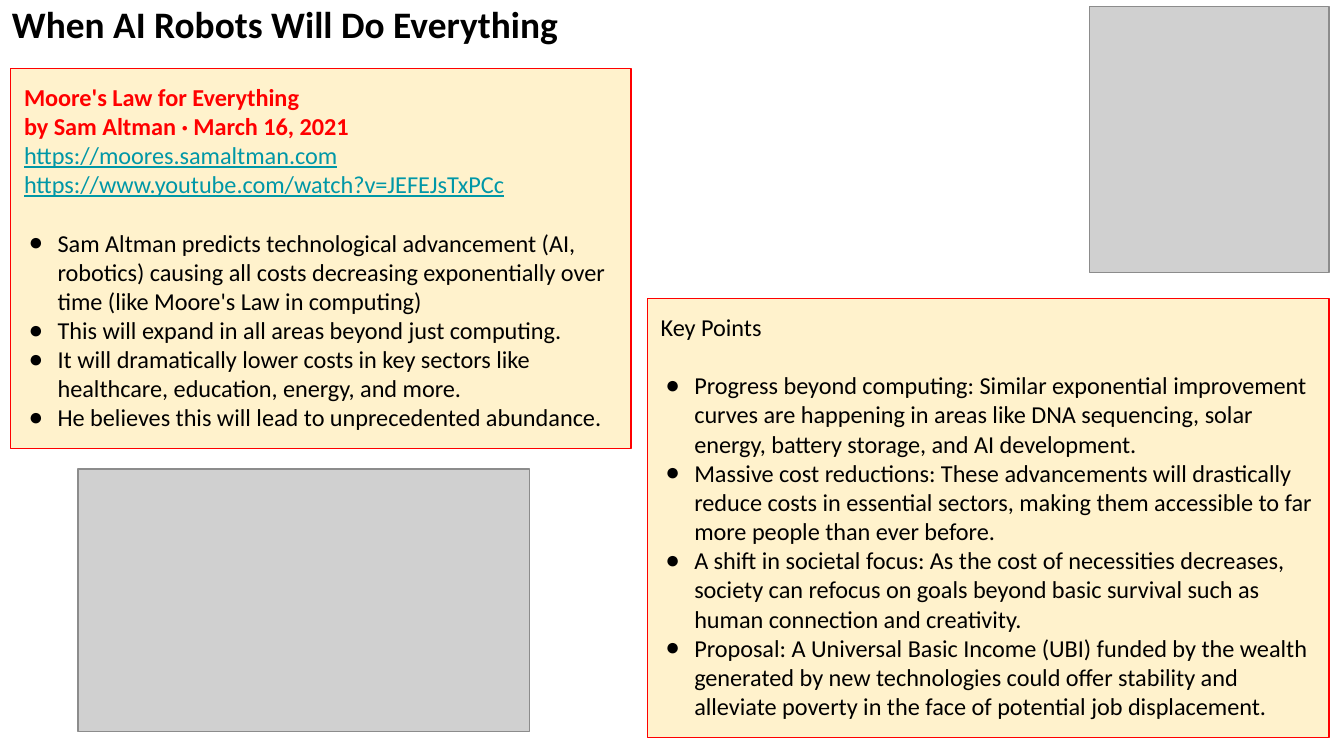
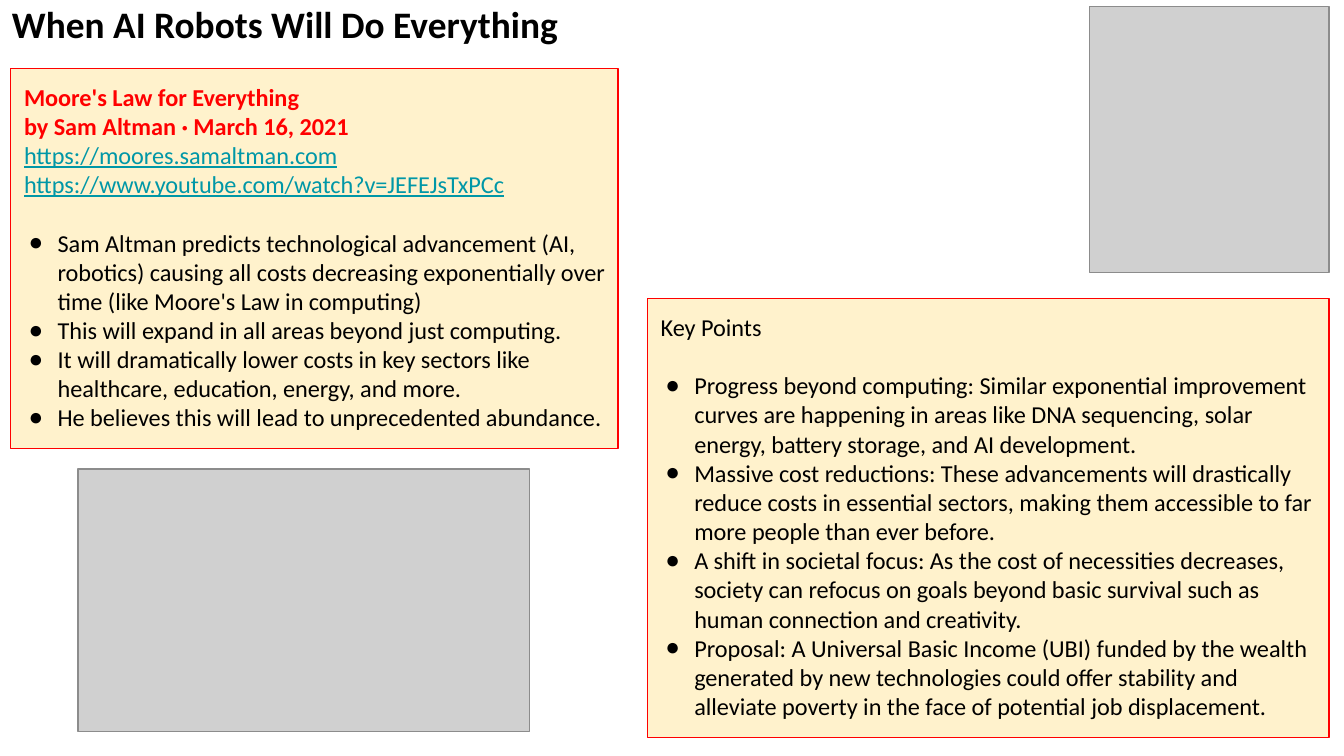
Before and after one commit to lselector/seminar, a slide deck: slide 10 of 2024/2024-03-01-AI-Updates.pptx (slide 8 before the commit). Drawn at 1344x756 pixels with LibreOffice and Linux fonts; fonts in the diff are those of the drawing; grey boxes stand for pictures. Boxes give left, top, right and bottom in pixels: in the first picture for what was removed or moved away, otherwise in the second. Text is boxed around its words. In the diff, an @@ line names an element or a change of style, - is before the commit and + after.

```diff
--- a/2024/2024-03-01-AI-Updates.pptx
+++ b/2024/2024-03-01-AI-Updates.pptx
@@ rectangle "Moore's Law for Everything" resized from (x1=11, y1=69, x2=632, y2=449) to (x1=11, y1=69, x2=618, y2=449) @@
```
Also in this commit, not shown: 5 other slides changed, 7 slides added, 3 slides removed.
